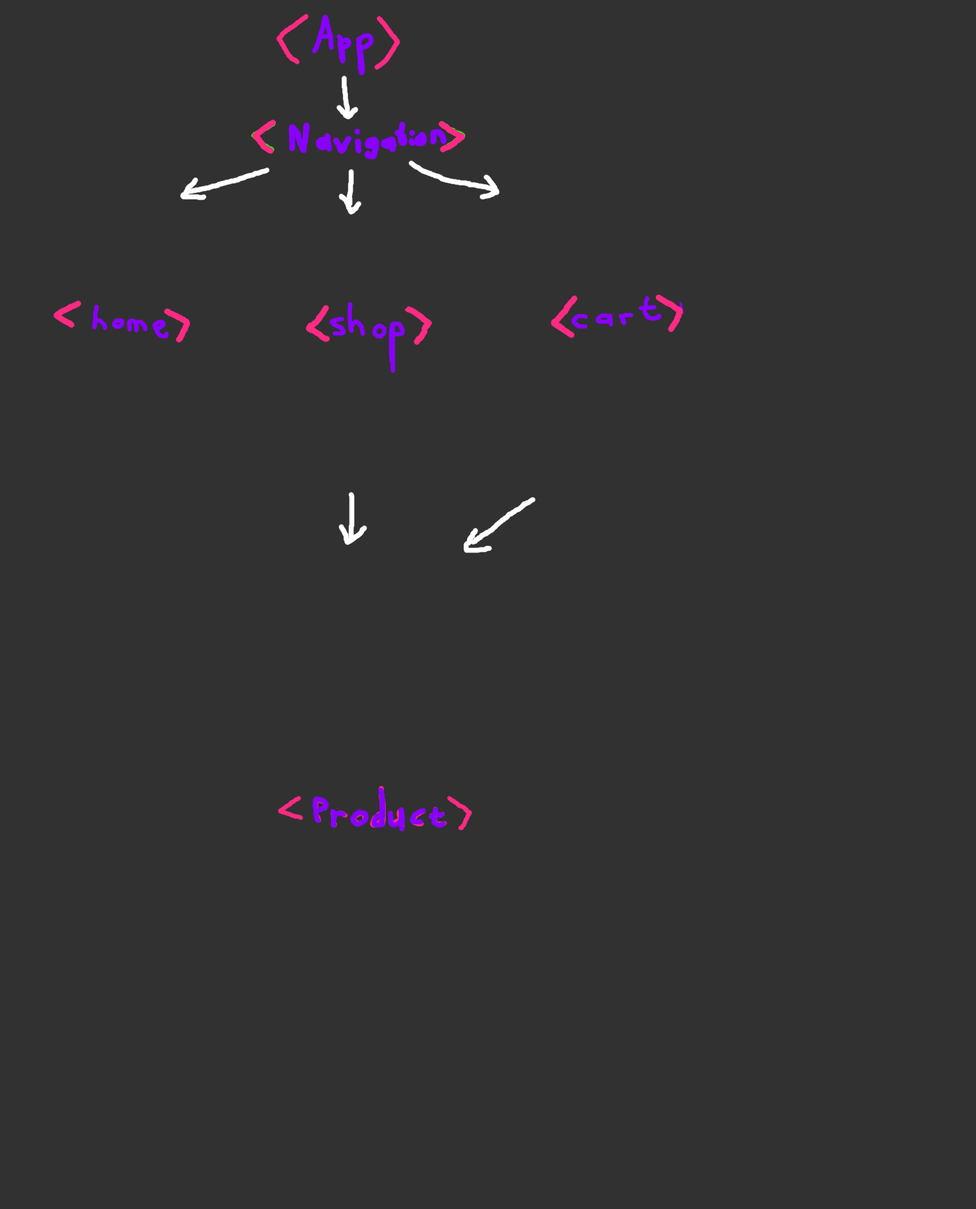
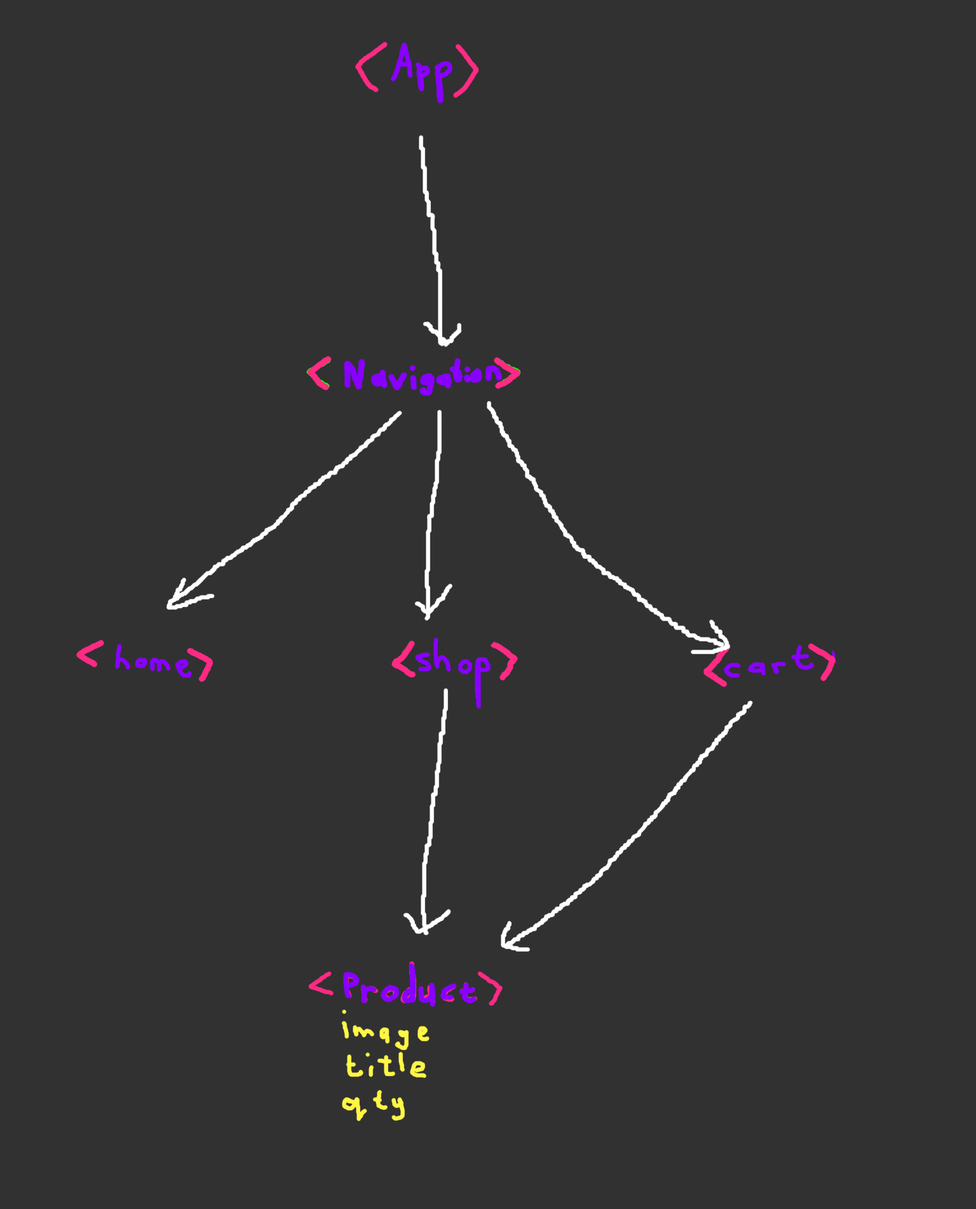
The second 976×1209 image is a revision of the first. Changes to its layers:
added layer "Paint Layer 2" above "Paint Layer 1" over [162, 121, 773, 976]
painted on "Paint Layer 1" over [53, 13, 837, 1121]
